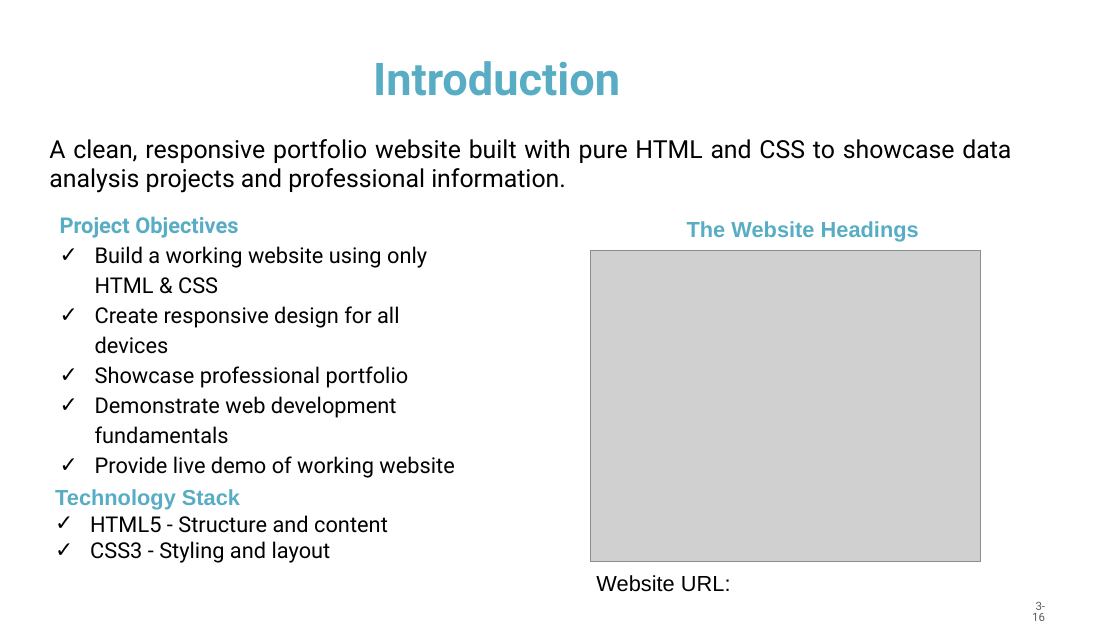
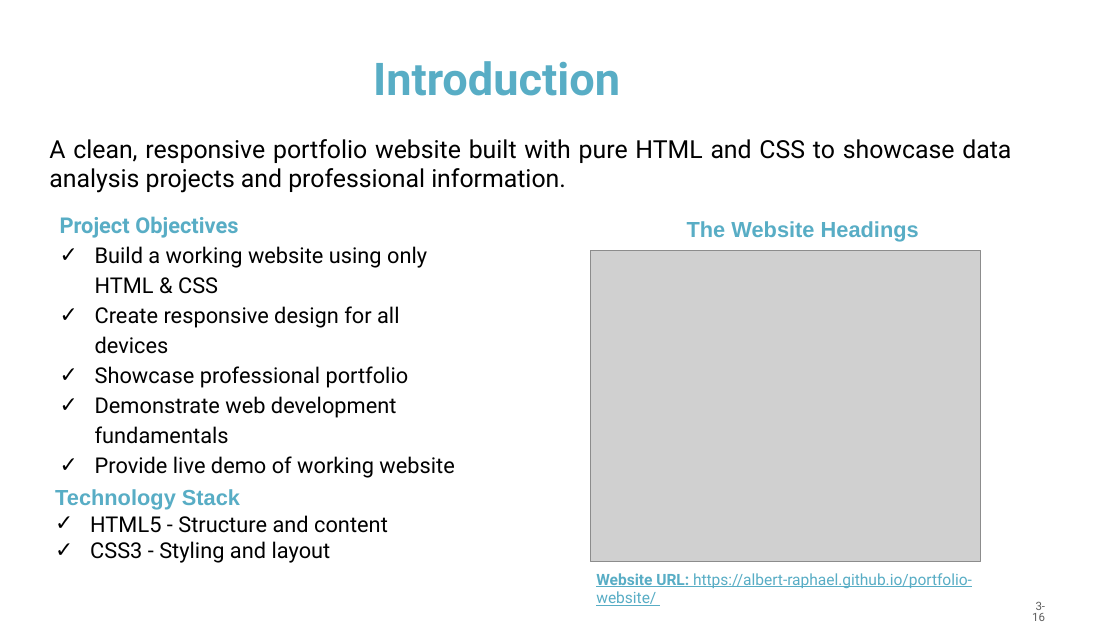
Before and after one commit to albert-raphael/portfolio-website, a slide deck: slide 3 of Documents/Presentation Template_portfolio-website.pptx. Drawn at 1120x630 pixels with LibreOffice and Linux fonts; fonts in the diff are those of the drawing; grey boxes stand for pictures; background and template pictures are left out. Boxes give left, top, right and bottom in pixels: in the first picture for what was removed or moved away, otherwise in the second. Text is boxed around its words. In the diff, an @@ line names an element or a change of style, - is before the commit and + after.

```diff
--- a/Documents/Presentation Template_portfolio-website.pptx
+++ b/Documents/Presentation Template_portfolio-website.pptx
@@ text at (596, 573, 972, 606): text changed; size 14 to 10 pt; font Arial to Roboto; text colour #000000 to #58ADC5 @@
-Website URL:
+Website URL: https://albert-raphael.github.io/portfolio-website/
```
Also in this commit, not shown: 4 other slides changed, 1 other file.
